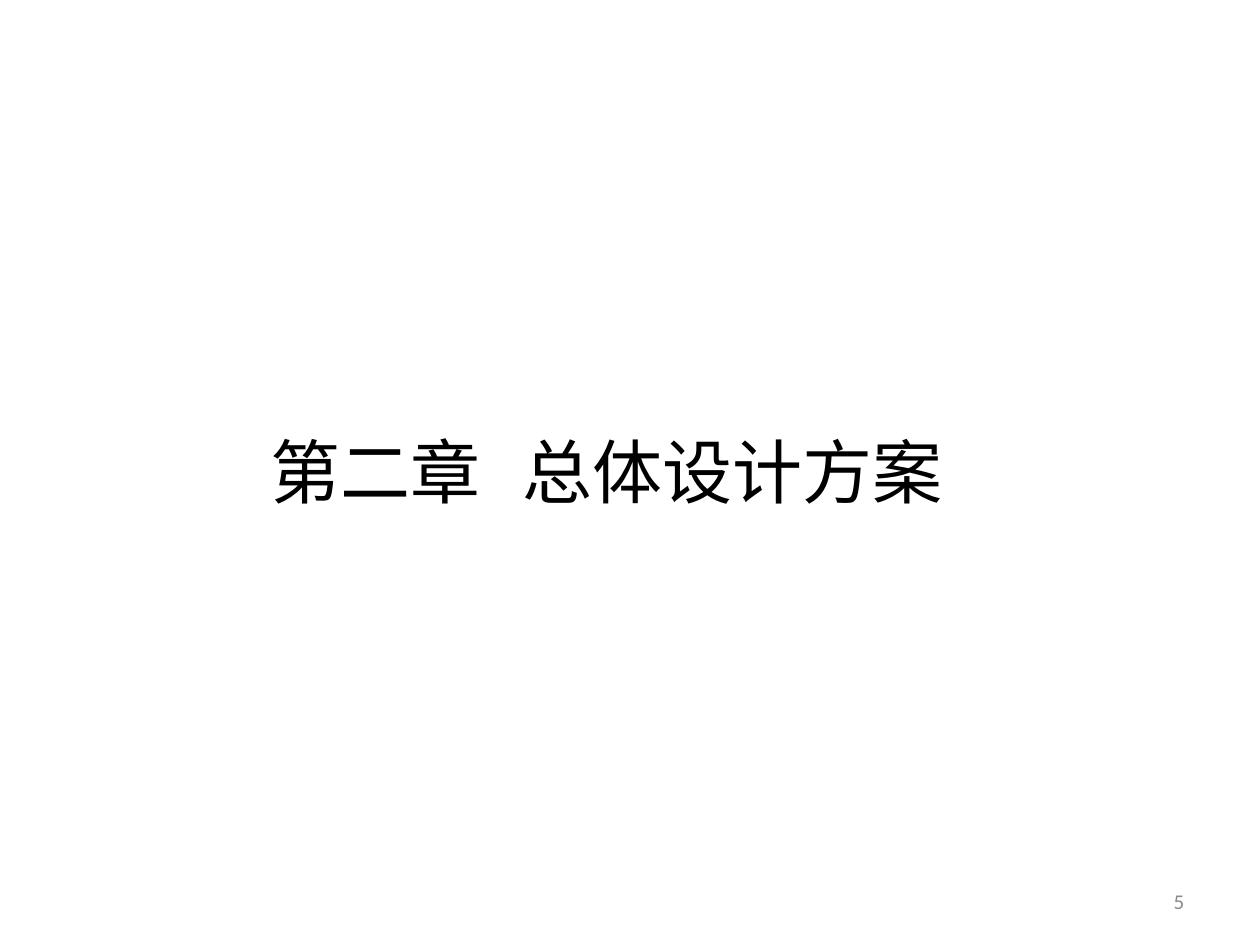
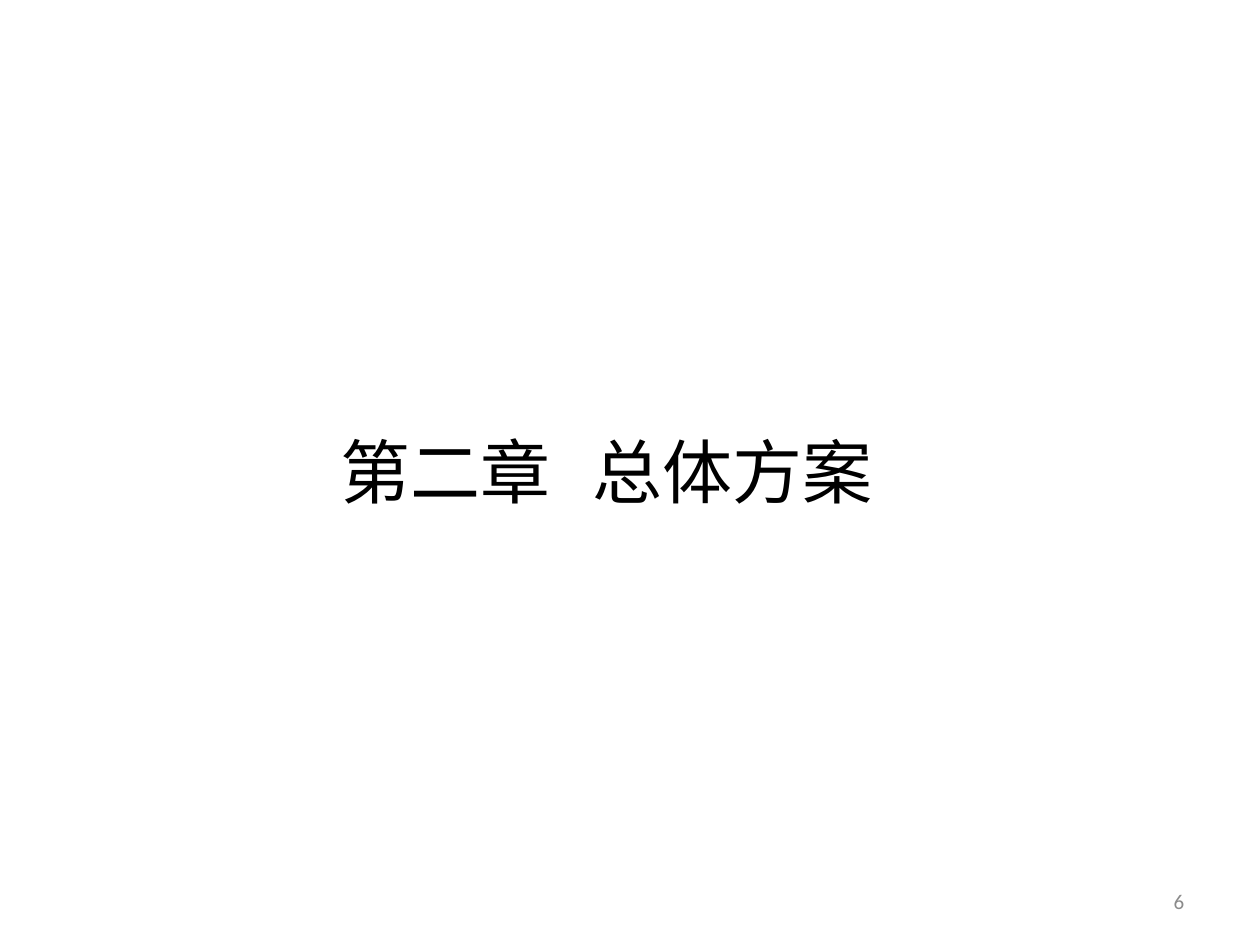
Before and after one commit to yessur3808/neural, a slide deck: slide 6 of docs/Neural_设计方案_V1.3.pptx (slide 5 before the commit). Drawn at 1260x945 pixels with LibreOffice and Linux fonts; fonts in the diff are those of the drawing. Boxes give left, top, right and bottom in pixels: in the first picture for what was removed or moved away, otherwise in the second. Text is boxed around its words. In the diff, an @@ line names an element or a change of style, - is before the commit and + after.

Commit message:
设计方案

```diff
--- a/docs/Neural_设计方案_V1.3.pptx
+++ b/docs/Neural_设计方案_V1.3.pptx
@@ title at <box>340,438,872,504</box>: text changed @@
-第二章 总体设计方案
+第二章 总体方案
@@ page number at <box>1174,895,1185,909</box>: text changed @@
-5
+6
```
Also in this commit, not shown: 16 other slides changed, 9 slides added, 1 slide removed.
